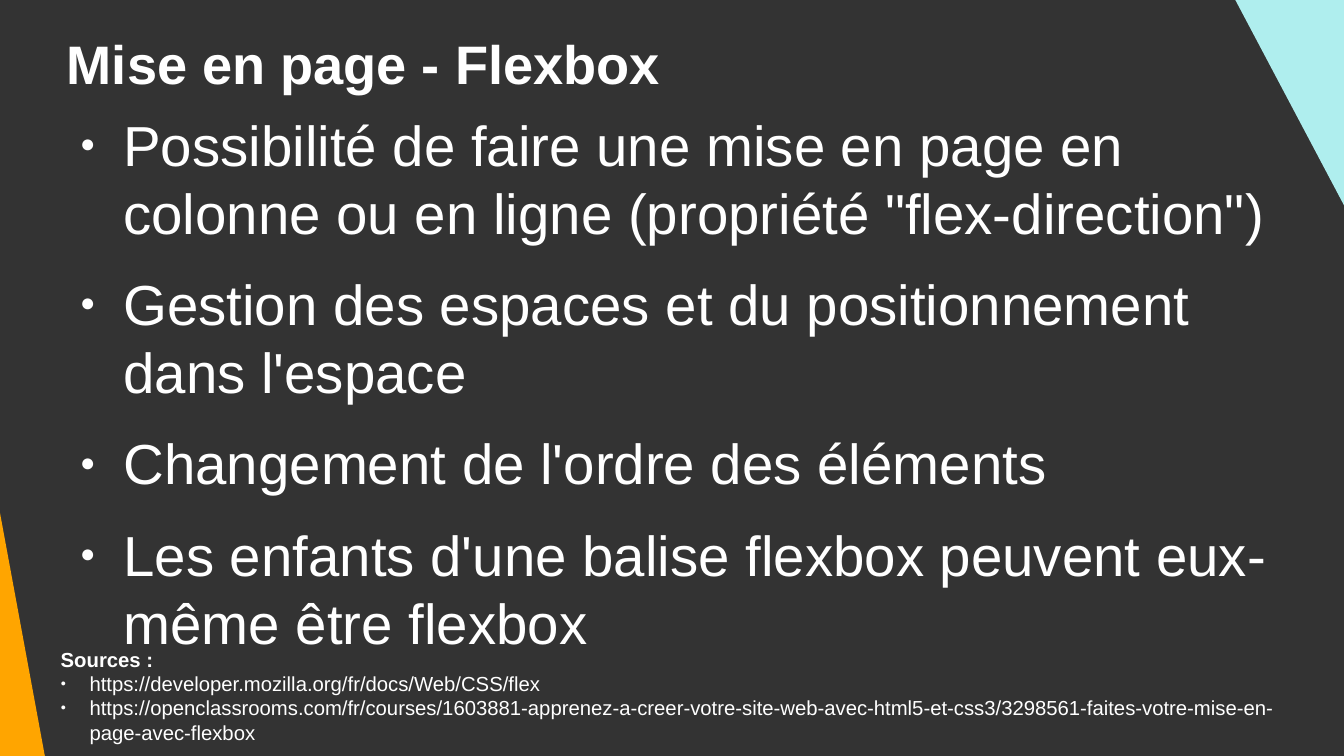
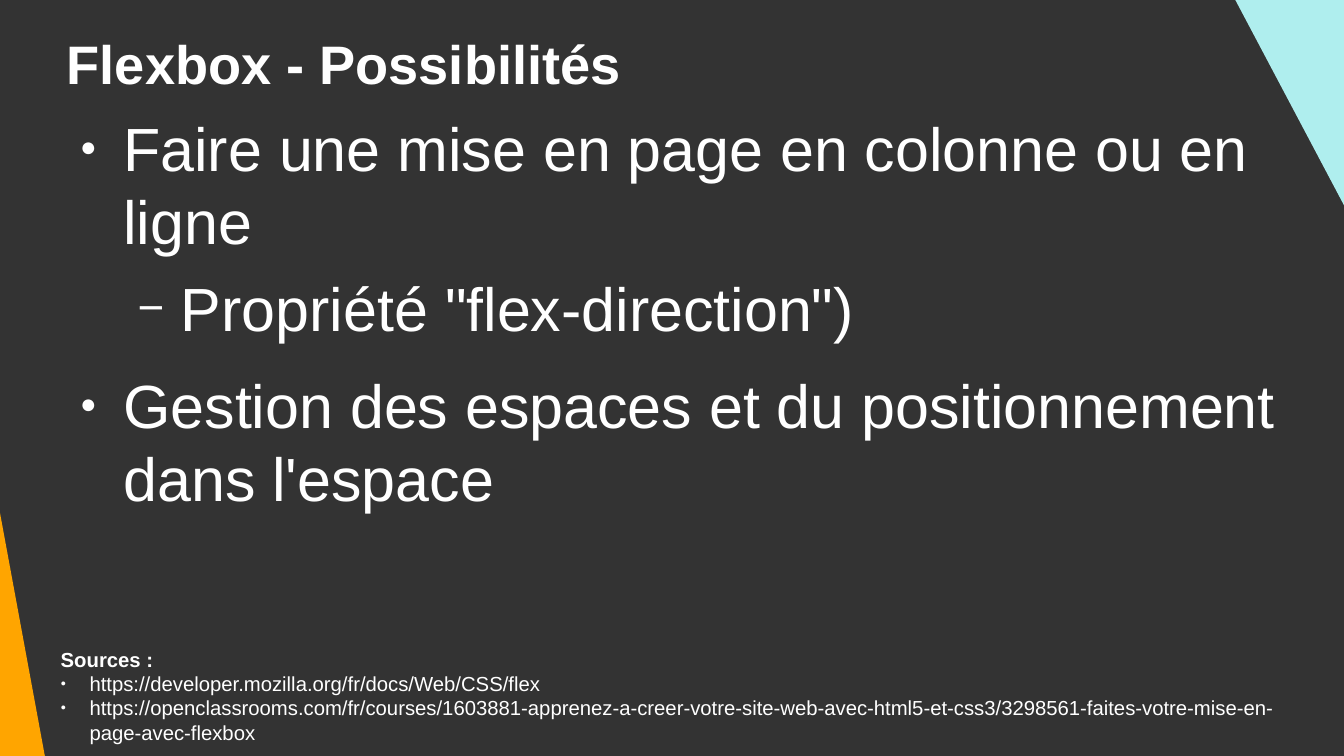
Before and after one commit to DanYellow/cours, a slide deck: slide 11 of integration-web-s1/travaux-pratiques/numero-8/presentation.odp. Drawn at 1344x756 pixels with LibreOffice and Linux fonts; fonts in the diff are those of the drawing. Boxes give left, top, right and bottom in pixels: in the first picture for what was removed or moved away, otherwise in the second. Text is boxed around its words. In the diff, an @@ line names an element or a change of style, - is before the commit and + after.

```diff
--- a/integration-web-s1/travaux-pratiques/numero-8/presentation.odp
+++ b/integration-web-s1/travaux-pratiques/numero-8/presentation.odp
@@ title at box(67, 44, 621, 85): text changed @@
-Mise en page - Flexbox
+Flexbox - Possibilités
@@ text at box(123, 127, 1248, 342): text changed; size 33.3 to 36 pt @@
-● Possibilité de faire une mise en page en colonne ou en ligne (propriété "flex-direction")
+● Faire une mise en page en colonne ou en ligne
+  − Propriété "flex-direction")
@@ text at box(123, 384, 1275, 513): size 33.3 to 36 pt in "Gestion des espaces et du positionnement dans ..." @@
@@ text at box(123, 442, 1266, 586): paragraphs removed @@
-● Changement de l'ordre des éléments
-● Les enfants d'une balise flexbox peuvent eux-même être flexbox
```
Also in this commit, not shown: 9 other slides changed, 4 slides added, 37 slides removed, 6 other files.
